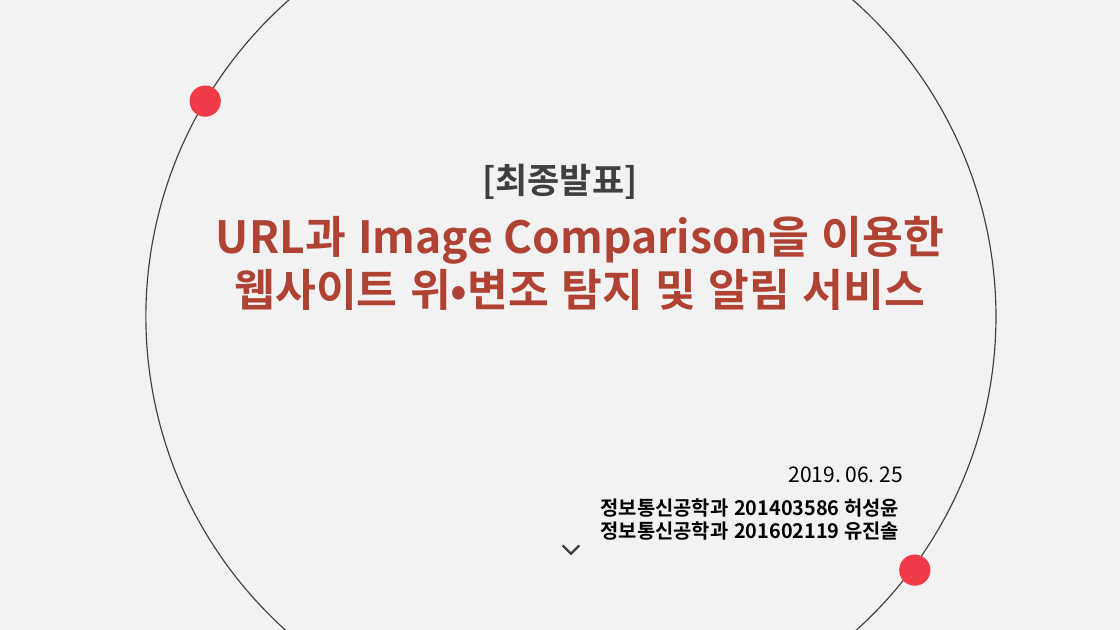
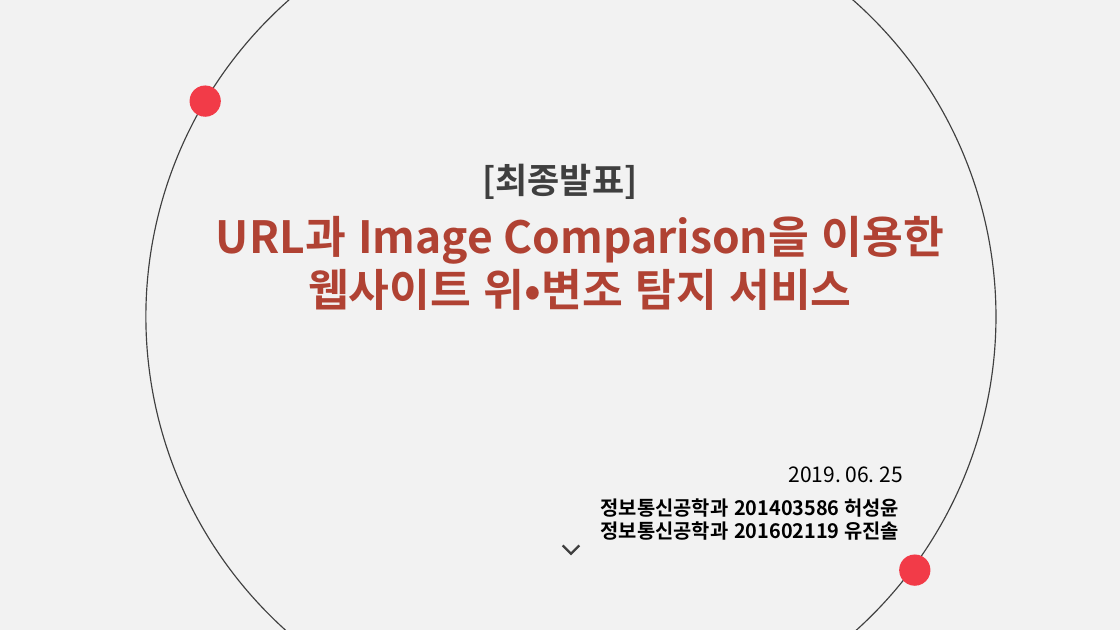
Before and after one commit to yjinsol/grad_project, a slide deck: slide 1 of Docs/20190625_졸업논문 최종발표/0625 논문 최종발표_v2.pptx. Drawn at 1120x630 pixels with LibreOffice and Linux fonts; fonts in the diff are those of the drawing. Boxes give left, top, right and bottom in pixels: in the first picture for what was removed or moved away, otherwise in the second. Text is boxed around its words. In the diff, an @@ line names an element or a change of style, - is before the commit and + after.

```diff
--- a/Docs/20190625_졸업논문 최종발표/0625 논문 최종발표_v2.pptx
+++ b/Docs/20190625_졸업논문 최종발표/0625 논문 최종발표_v2.pptx
@@ text at (216, 215, 944, 310): text changed @@
-URL과 Image Comparison을 이용한 웹사이트 위•변조 탐지 및 알림 서비스
+URL과 Image Comparison을 이용한 웹사이트 위•변조 탐지 서비스
```
Also in this commit, not shown: 17 other slides changed.
